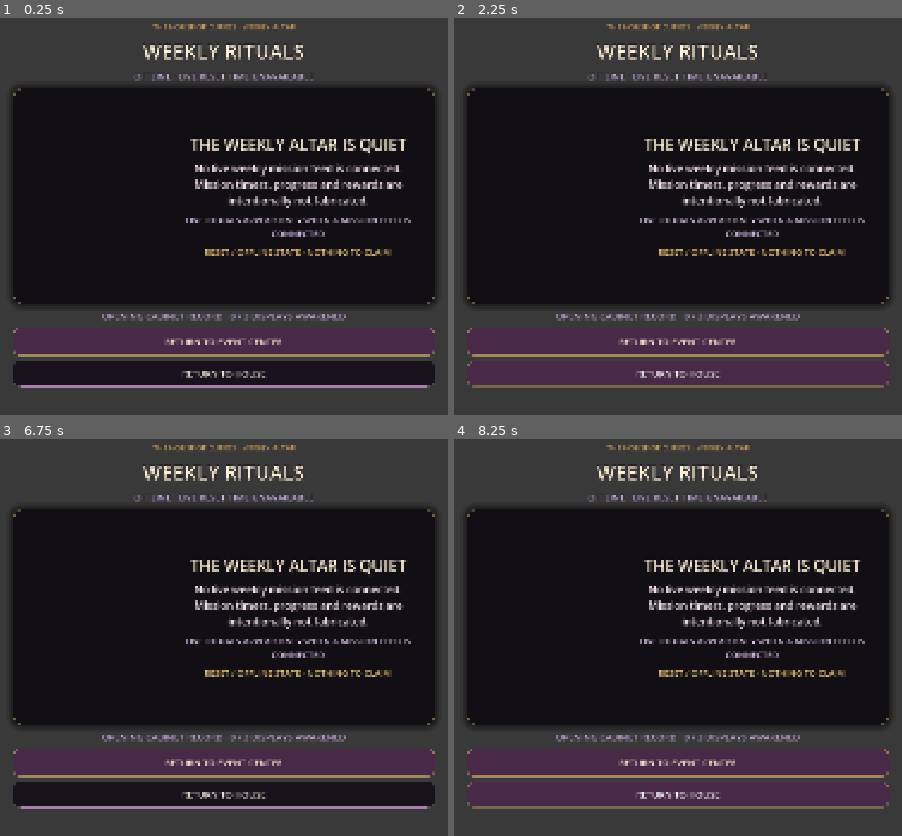
Above: before the commit, frames 1-4 (two rows, left to right).
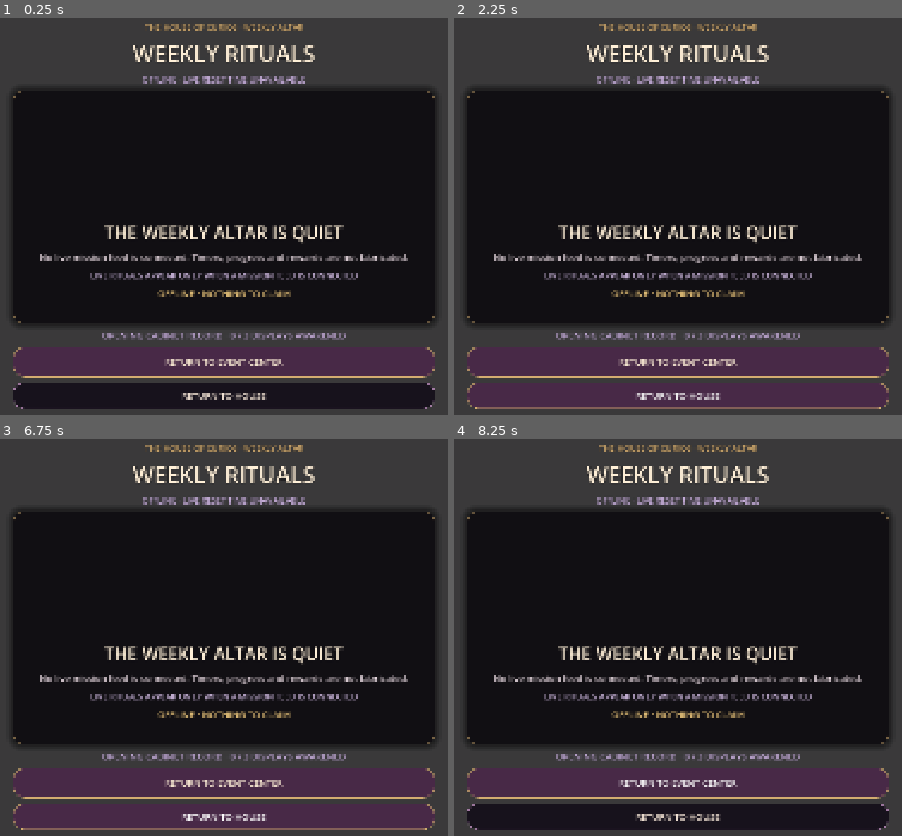
Above: after the commit, the same moments.

Repository: Jay-prodesign/akilta-match3
Game: Godot game, scene res://src/ui/missions/weekly_missions_screen.tscn
The game is run twice, just before and just after one commit, with the same random seed, the same clock (stepped at 60 frames per second) and the same inputs. This scene is started directly instead of the project's main scene.
Inputs (mouse positions are in pixels of both pictures, inside the frame that each line leads up to):
- Up to frame 1 (0.25 s): no input
- Up to frame 2 (2.25 s): tap Enter at 0.5 s; move the mouse to (776, 367) at 0.52 s; click (776, 367) at 0.67 s; click "RETURN TO EVENT CENTER" at 1.25 s; click "RETURN TO HOUSE" at 2 s
- Up to frame 3 (6.75 s): drag from (outside the picture) to (outside the picture) at 2.77 s; move the mouse to (268, 653) at 3.52 s; click (268, 653) at 3.67 s; drag from (outside the picture) to (89, 708) at 4.27 s; move the mouse to (outside the picture) at 5.02 s; click (outside the picture) at 5.17 s; drag from (89, 708) to (156, 629) at 5.77 s; move the mouse to (246, 828) at 6.52 s; click (246, 828) at 6.67 s
- Up to frame 4 (8.25 s): drag from (610, 629) to (outside the picture) at 7.27 s; move the mouse to (776, 788) at 8.02 s; click (776, 788) at 8.17 s

The runs differ from the first frame. In frame 1, 26% of the frame differs, in the area x 2-98%, y 1-99%; in frame 2, 17%; in frame 3, 22%; in frame 4, 22%.

Commit message:
Recompose Weekly Rituals as a North Star altar

Diff:
--- a/src/ui/missions/weekly_missions_screen.tscn
+++ b/src/ui/missions/weekly_missions_screen.tscn
@@ -27,10 +27,10 @@
 border_width_right = 2
 border_width_bottom = 2
 border_color = Color(0.831, 0.678, 0.439, 0.9)
-corner_radius_top_left = 14
-corner_radius_top_right = 14
-corner_radius_bottom_right = 14
-corner_radius_bottom_left = 14
+corner_radius_top_left = 26
+corner_radius_top_right = 26
+corner_radius_bottom_right = 26
+corner_radius_bottom_left = 26
 
 [sub_resource type="StyleBoxFlat" id="Secondary"]
 bg_color = Color(0.082, 0.061, 0.103, 0.94)
@@ -39,10 +39,10 @@
 border_width_right = 1
 border_width_bottom = 1
 border_color = Color(0.721, 0.541, 0.721, 0.62)
-corner_radius_top_left = 14
-corner_radius_top_right = 14
-corner_radius_bottom_right = 14
-corner_radius_bottom_left = 14
+corner_radius_top_left = 26
+corner_radius_top_right = 26
+corner_radius_bottom_right = 26
+corner_radius_bottom_left = 26
 
 [node name="WeeklyMissionsScreen" type="Control"]
 layout_mode = 3
@@ -91,7 +91,7 @@
 theme_override_colors/font_color = Color(0.831, 0.678, 0.439, 1)
 theme_override_colors/font_outline_color = Color(0.02, 0.014, 0.028, 0.95)
 theme_override_constants/outline_size = 3
-theme_override_font_sizes/font_size = 18
+theme_override_font_sizes/font_size = 20
 text = "THE HOUSE OF CURIOS · WEEKLY ALTAR"
 horizontal_alignment = 1
 
@@ -100,7 +100,7 @@
 theme_override_colors/font_color = Color(1, 0.941, 0.847, 1)
 theme_override_colors/font_outline_color = Color(0.02, 0.014, 0.028, 0.97)
 theme_override_constants/outline_size = 6
-theme_override_font_sizes/font_size = 48
+theme_override_font_sizes/font_size = 54
 text = "WEEKLY RITUALS"
 horizontal_alignment = 1
 
@@ -109,22 +109,22 @@
 theme_override_colors/font_color = Color(0.82, 0.72, 0.90, 1)
 theme_override_colors/font_outline_color = Color(0.02, 0.014, 0.028, 0.92)
 theme_override_constants/outline_size = 3
-theme_override_font_sizes/font_size = 22
+theme_override_font_sizes/font_size = 20
 text = "OFFLINE · LIVE RESET TIME UNAVAILABLE"
 horizontal_alignment = 1
 
 [node name="MissionEmptyState" type="PanelContainer" parent="MissionLayout"]
-custom_minimum_size = Vector2(0, 520)
+custom_minimum_size = Vector2(0, 560)
 layout_mode = 2
 theme_override_styles/panel = SubResource("Altar")
 
-[node name="EmptyContent" type="HBoxContainer" parent="MissionLayout/MissionEmptyState"]
-layout_mode = 2
-theme_override_constants/separation = 26
+[node name="EmptyContent" type="VBoxContainer" parent="MissionLayout/MissionEmptyState"]
+layout_mode = 2
+theme_override_constants/separation = 12
 alignment = 1
 
 [node name="MissionRewardArt" type="TextureRect" parent="MissionLayout/MissionEmptyState/EmptyContent"]
-custom_minimum_size = Vector2(330, 410)
+custom_minimum_size = Vector2(300, 245)
 layout_mode = 2
 expand_mode = 1
 stretch_mode = 5
@@ -140,7 +140,7 @@
 theme_override_colors/font_color = Color(1, 0.941, 0.847, 1)
 theme_override_colors/font_outline_color = Color(0.02, 0.014, 0.028, 0.96)
 theme_override_constants/outline_size = 4
-theme_override_font_sizes/font_size = 38
+theme_override_font_sizes/font_size = 42
 text = "THE WEEKLY ALTAR IS QUIET"
 horizontal_alignment = 1
 autowrap_mode = 2
@@ -150,8 +150,8 @@
 theme_override_colors/font_color = Color(0.95, 0.89, 0.92, 1)
 theme_override_colors/font_outline_color = Color(0.02, 0.014, 0.028, 0.94)
 theme_override_constants/outline_size = 2
-theme_override_font_sizes/font_size = 25
-text = "No live weekly mission feed is connected. Mission timers, progress and rewards are intentionally not fabricated."
+theme_override_font_sizes/font_size = 22
+text = "No live mission feed is connected. Timers, progress and rewards are not fabricated."
 horizontal_alignment = 1
 autowrap_mode = 2
 
@@ -160,7 +160,7 @@
 theme_override_colors/font_color = Color(0.86, 0.77, 0.93, 1)
 theme_override_colors/font_outline_color = Color(0.02, 0.014, 0.028, 0.94)
 theme_override_constants/outline_size = 2
-theme_override_font_sizes/font_size = 21
+theme_override_font_sizes/font_size = 20
 text = "LIVE RITUALS APPEAR ONLY WHEN A MISSION FEED IS CONNECTED"
 horizontal_alignment = 1
 autowrap_mode = 2
@@ -170,8 +170,8 @@
 theme_override_colors/font_color = Color(0.95, 0.80, 0.50, 1)
 theme_override_colors/font_outline_color = Color(0.02, 0.014, 0.028, 0.94)
 theme_override_constants/outline_size = 2
-theme_override_font_sizes/font_size = 21
-text = "RESET / OFFLINE STATE · NOTHING TO CLAIM"
+theme_override_font_sizes/font_size = 22
+text = "OFFLINE · NOTHING TO CLAIM"
 horizontal_alignment = 1
 autowrap_mode = 2
 
@@ -186,7 +186,7 @@
 autowrap_mode = 2
 
 [node name="ReturnToEvents" type="Button" parent="MissionLayout"]
-custom_minimum_size = Vector2(0, 68)
+custom_minimum_size = Vector2(0, 74)
 layout_mode = 2
 theme_override_colors/font_color = Color(1, 0.941, 0.847, 1)
 theme_override_font_sizes/font_size = 22
@@ -196,7 +196,7 @@
 text = "RETURN TO EVENT CENTER"
 
 [node name="ReturnToHouse" type="Button" parent="MissionLayout"]
-custom_minimum_size = Vector2(0, 62)
+custom_minimum_size = Vector2(0, 64)
 layout_mode = 2
 theme_override_colors/font_color = Color(0.96, 0.9, 0.84, 1)
 theme_override_font_sizes/font_size = 22
